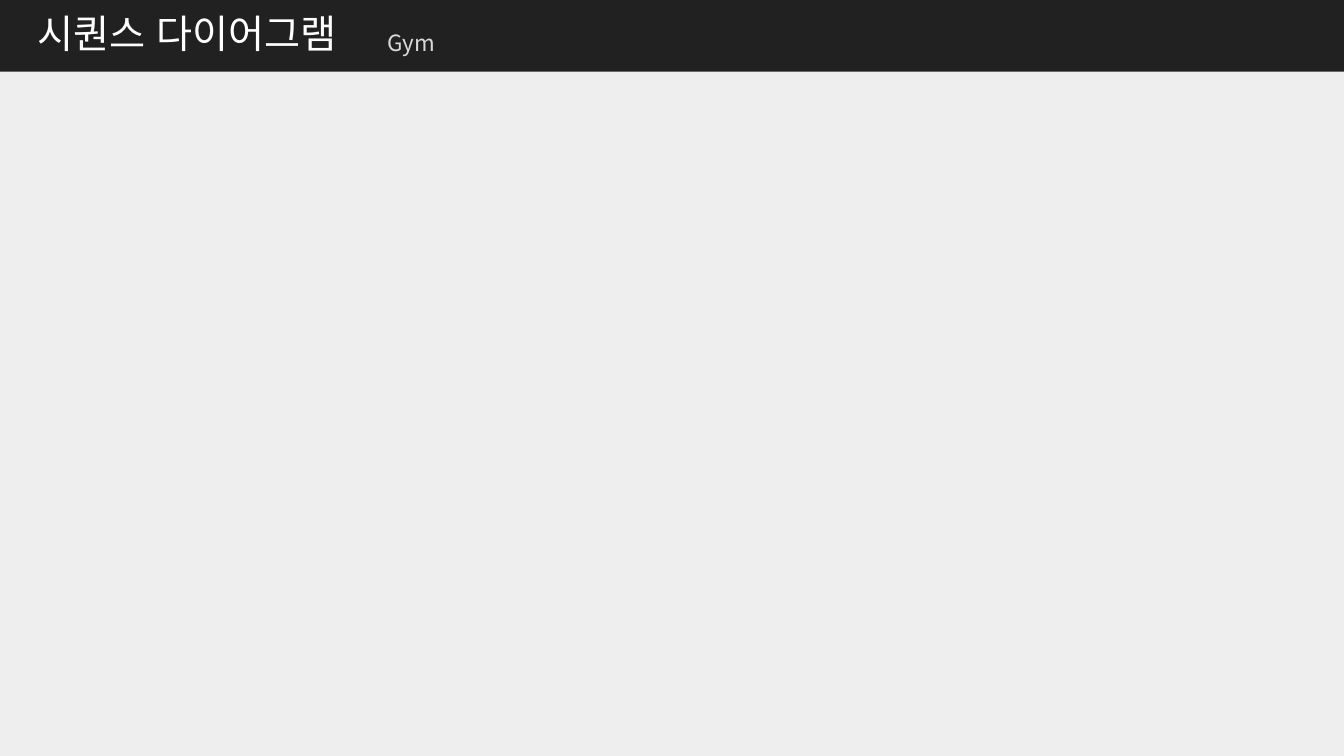
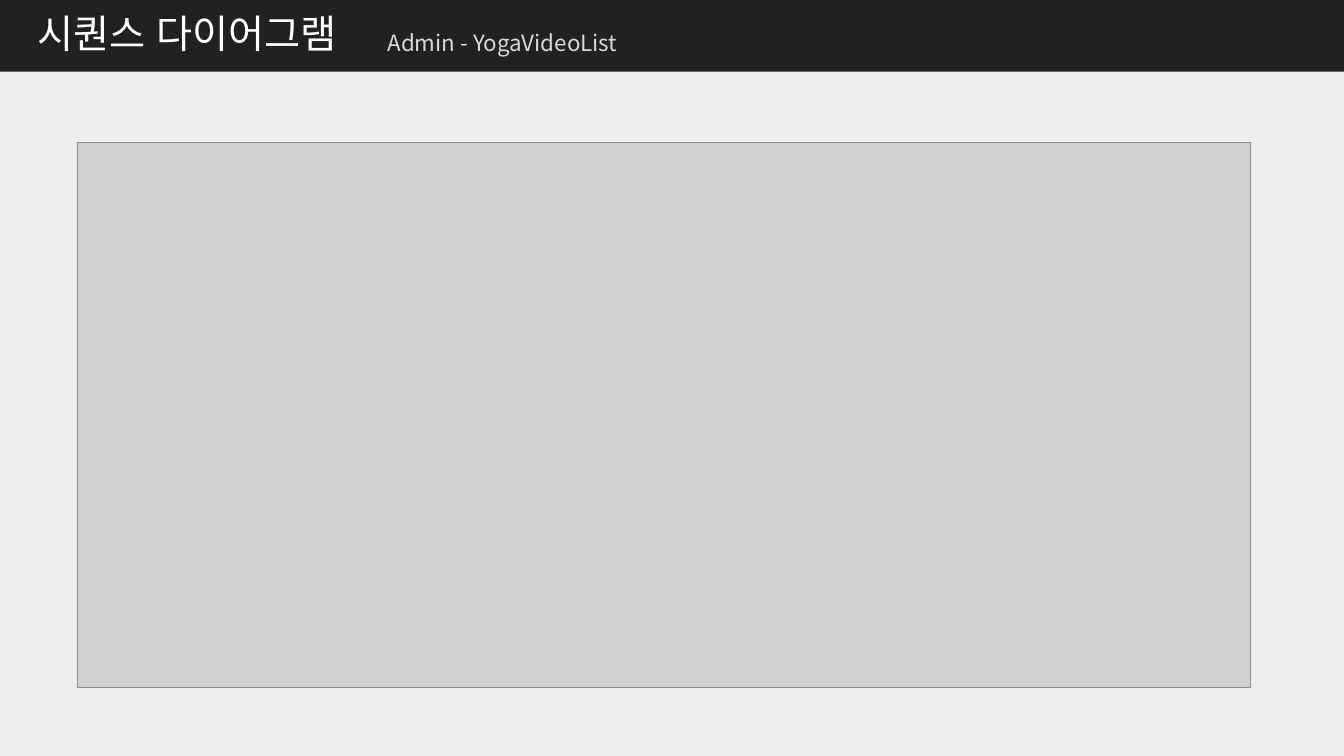
Before and after one commit to me0768/KHFinalProject, a slide deck: slide 43 of 보고서/클래스설계서_Final_Project.pptx (slide 31 before the commit). Drawn at 1344x756 pixels with LibreOffice and Linux fonts; fonts in the diff are those of the drawing; grey boxes stand for pictures. Boxes give left, top, right and bottom in pixels: in the first picture for what was removed or moved away, otherwise in the second. Text is boxed around its words. In the diff, an @@ line names an element or a change of style, - is before the commit and + after.

```diff
--- a/보고서/클래스설계서_Final_Project.pptx
+++ b/보고서/클래스설계서_Final_Project.pptx
@@ text at (388,33,617,57): text changed @@
-Gym
+Admin - YogaVideoList
@@ picture added at (78,143,1251,688) @@
```
Also in this commit, not shown: 14 other slides changed, 6 slides added, 16 other files.
